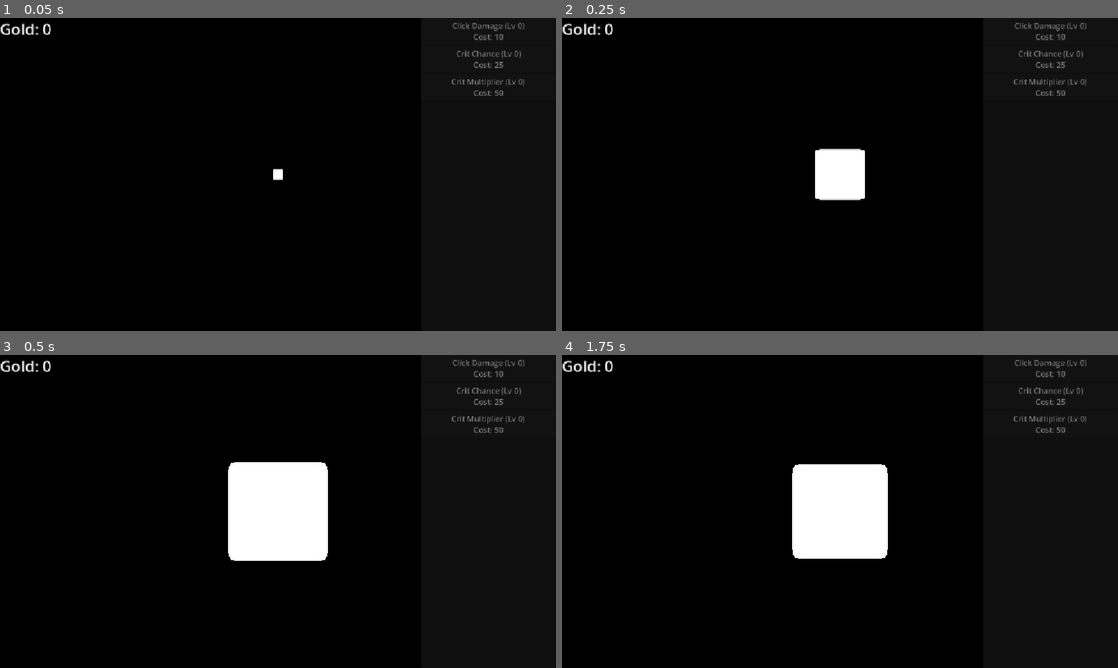
Above: before the commit, frames 1-4 (two rows, left to right).
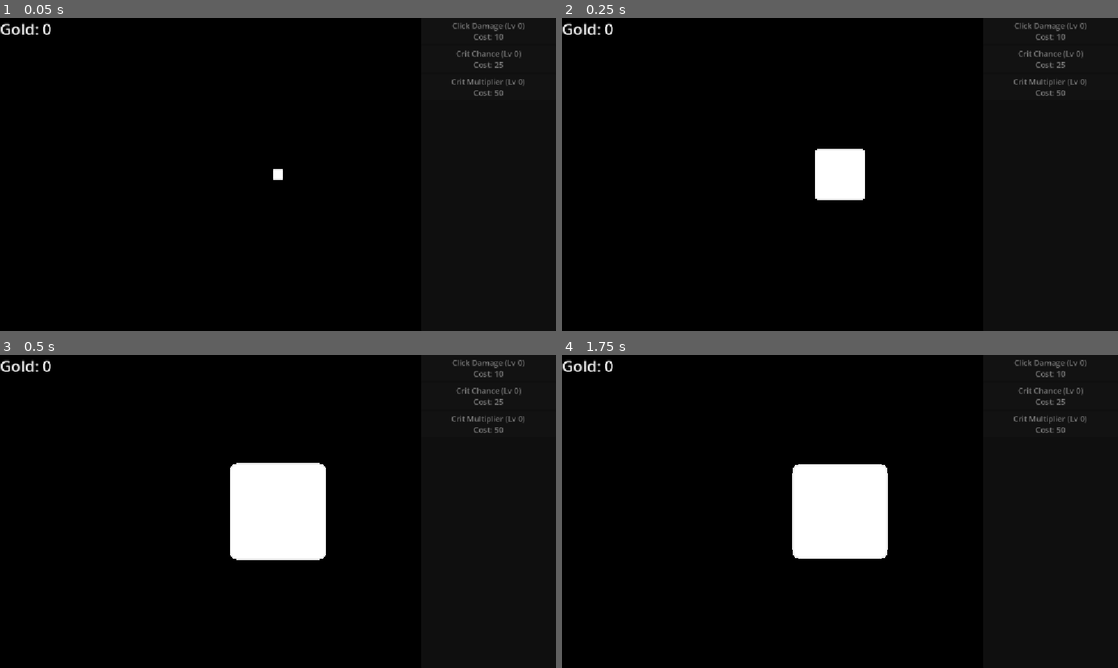
Above: after the commit, the same moments.

Repository: CyberSugarStudios/clickerCube
Game: Godot game, scene res://scenes/main.tscn
Two runs of this game, one before a commit and one after it. Both use one fixed random seed, a clock stepped at 60 frames per second and the inputs below.
Inputs (mouse positions are in pixels of both pictures, inside the frame that each line leads up to):
- Up to frame 1 (0.05 s): no input
- Up to frame 2 (0.25 s): no input
- Up to frame 3 (0.5 s): no input
- Up to frame 4 (1.75 s): move the mouse to (962, 495) at 0.52 s; click (962, 495) at 0.67 s; tap Enter at 1.25 s; drag from (728, 527) to (812, 574) at 1.27 s

The runs differ from the first frame. In frame 1, less than 0.1% of the frame differs, in the area x 49-51%, y 48-52%; in frame 2, less than 0.1%; in frame 3, 0.4%, in the area x 41-59%, y 34-66%; in frame 4, nothing differs.

Commit message:
Fix upgrades ignoring effect_per_level
Zoom camera per layer, scale HP and gold by depth

Diff:
--- a/clickerCube/resources/upgrades/click_damage.tres
+++ b/clickerCube/resources/upgrades/click_damage.tres
@@ -1,6 +1,6 @@
 [gd_resource type="Resource" script_class="UpgradeData" format=3 uid="uid://cx2pbf1w3fagp"]
 
-[ext_resource type="Script" uid="uid://bq12hl8w5hnj5" path="res://scripts/data/uprade_data.gd" id="1_wet65"]
+[ext_resource type="Script" uid="uid://bq12hl8w5hnj5" path="res://scripts/data/upgrade_data.gd" id="1_wet65"]
 
 [resource]
 script = ExtResource("1_wet65")
--- a/clickerCube/resources/upgrades/crit_chance.tres
+++ b/clickerCube/resources/upgrades/crit_chance.tres
@@ -1,6 +1,6 @@
 [gd_resource type="Resource" script_class="UpgradeData" format=3 uid="uid://ckyvyfos60h24"]
 
-[ext_resource type="Script" uid="uid://bq12hl8w5hnj5" path="res://scripts/data/uprade_data.gd" id="1_d5jc4"]
+[ext_resource type="Script" uid="uid://bq12hl8w5hnj5" path="res://scripts/data/upgrade_data.gd" id="1_d5jc4"]
 
 [resource]
 script = ExtResource("1_d5jc4")
--- a/clickerCube/resources/upgrades/crit_mult.tres
+++ b/clickerCube/resources/upgrades/crit_mult.tres
@@ -1,6 +1,6 @@
 [gd_resource type="Resource" script_class="UpgradeData" format=3 uid="uid://brbbfrqcrlrsy"]
 
-[ext_resource type="Script" uid="uid://bq12hl8w5hnj5" path="res://scripts/data/uprade_data.gd" id="1_t8w5p"]
+[ext_resource type="Script" uid="uid://bq12hl8w5hnj5" path="res://scripts/data/upgrade_data.gd" id="1_t8w5p"]
 
 [resource]
 script = ExtResource("1_t8w5p")
--- a/clickerCube/scripts/autoload/game_state.gd
+++ b/clickerCube/scripts/autoload/game_state.gd
@@ -7,7 +7,7 @@
 #region - CONSTS
 const BASE_CLICK_DAMAGE: float = 1.0
 const BASE_CRIT_CHANCE: float = 0.05
-const BASE_CRIT_MULT: float = 2
+const BASE_CRIT_MULT: float = 2.0
 
 const CLICK_DAMAGE_UPGRADE: UpgradeData = preload("res://resources/upgrades/click_damage.tres")
 const CRIT_CHANCE_UPGRADE: UpgradeData = preload("res://resources/upgrades/crit_chance.tres")
@@ -37,9 +37,12 @@
 	return upgrade_levels.get(upgrade.id, 0)
 
 func recalc_stats() -> void:
-	click_damage = BASE_CLICK_DAMAGE + get_level(CLICK_DAMAGE_UPGRADE)
-	crit_chance = BASE_CRIT_CHANCE + get_level(CRIT_CHANCE_UPGRADE)
-	crit_mult = BASE_CRIT_MULT + get_level(CRIT_MULT_UPGRADE)
+	click_damage = BASE_CLICK_DAMAGE + get_level(CLICK_DAMAGE_UPGRADE) * CLICK_DAMAGE_UPGRADE.effect_per_level
+	crit_chance = BASE_CRIT_CHANCE + get_level(CRIT_CHANCE_UPGRADE) * CRIT_CHANCE_UPGRADE.effect_per_level
+	crit_mult = BASE_CRIT_MULT + get_level(CRIT_MULT_UPGRADE) * CRIT_MULT_UPGRADE.effect_per_level
+
+func _ready() -> void:
+	recalc_stats()
 
 func try_buy(upgrade: UpgradeData) -> bool:
 	var level := get_level(upgrade)
--- a/clickerCube/scripts/cube_grid.gd
+++ b/clickerCube/scripts/cube_grid.gd
@@ -10,9 +10,12 @@
 var grid_size: int = 1
 var active_layer: int = 0
 var shells: Array[Array] = []
+var camera_tween: Tween
 
 #region - EXPORT VARS
 @export var camera: Camera3D
+@export var hp_growth_per_depth: float = 2.0
+@export var gold_growth_per_depth: float = 1.5
 #endregion
 #endregion
 #endregion
@@ -21,10 +24,21 @@
 func _ready() -> void:
 	build_grid(grid_size)
 
-func spawn_cube(grid_pos: Vector3i, cube_layer: int) -> void:
+func zoom_camera_to(visible_size: int) -> void:
+	if camera == null:
+		return
+	if camera_tween:
+		camera_tween.kill()
+	var target_z := visible_size * 1.6 + 1.0
+	camera_tween = create_tween()
+	camera_tween.tween_property(camera, "position:z", target_z, 0.6).set_trans(Tween.TRANS_SINE).set_ease(Tween.EASE_IN_OUT)
+
+func spawn_cube(grid_pos: Vector3i, cube_layer: int, depth: int) -> void:
 	var cube := CUBE_SCENE.instantiate() as Cube
 	cube.position = Vector3(grid_pos) * CUBE_SPACING
 	cube.layer = cube_layer
+	cube.max_hp *= pow(hp_growth_per_depth, depth)
+	cube.gold_reward *= pow(gold_growth_per_depth, depth)
 	cube.broken.connect(_on_cube_broken.bind(cube))
 	add_child(cube)
 	cube.set_locked(cube_layer != active_layer)
@@ -42,11 +56,9 @@
 		for y in range(-half, half + 1):
 			for z in range(-half, half + 1):
 				var cube_layer := maxi(absi(x), maxi(absi(y), absi(z)))
-				spawn_cube(Vector3i(x, y, z), cube_layer)
+				spawn_cube(Vector3i(x, y, z), cube_layer, half - cube_layer)
 
-	if camera:
-		var target_z := size * 1.6 + 1.0
-		create_tween().tween_property(camera, "position:z", target_z, 0.6)
+	zoom_camera_to(size)
 
 func _on_cube_broken(gold_reward: float, cube: Cube) -> void:
 	GameState.add_gold(gold_reward)
@@ -62,3 +74,4 @@
 	else:
 		for inner_cube: Cube in shells[active_layer]:
 			inner_cube.set_locked(false)
+		zoom_camera_to(active_layer * 2 + 1)
Renamed: clickerCube/scripts/data/uprade_data.gd -> clickerCube/scripts/data/upgrade_data.gd
Renamed: clickerCube/scripts/data/uprade_data.gd.uid -> clickerCube/scripts/data/upgrade_data.gd.uid
